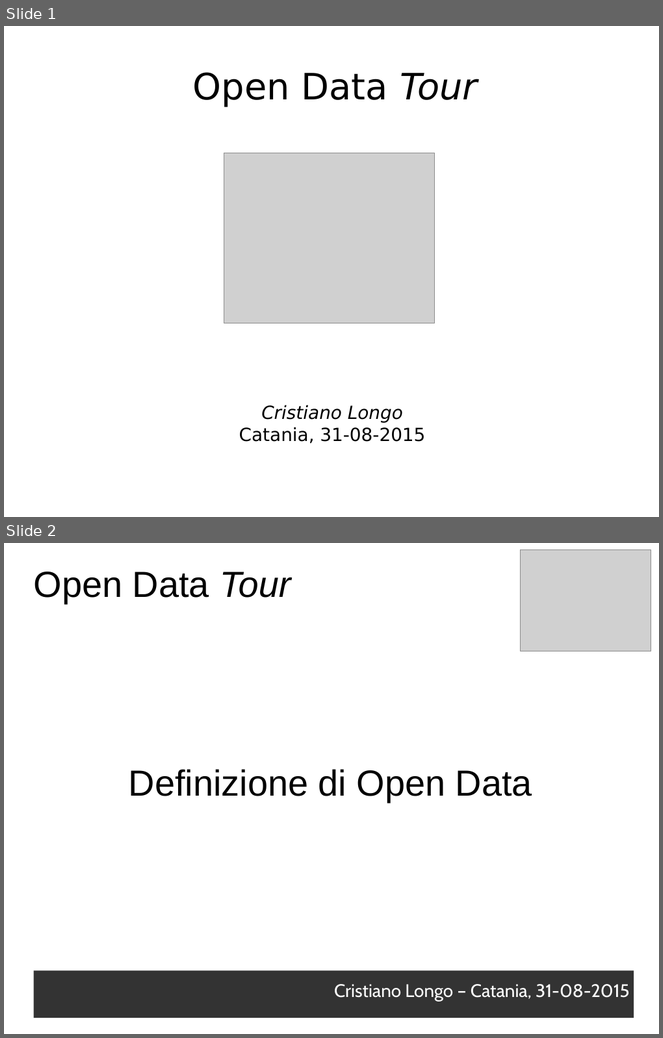
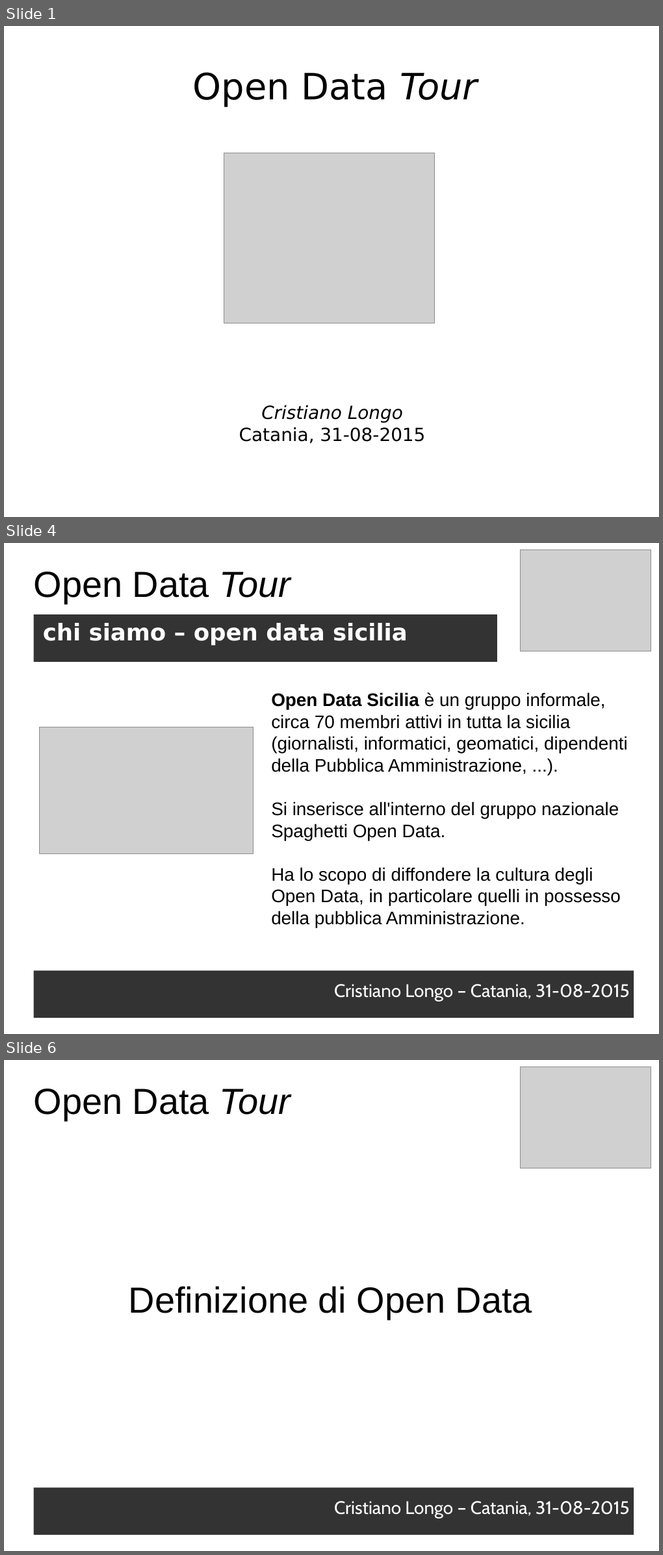
Before and after one commit to opendatahacklab/opendatatour, a slide deck: slides/31082015.odp. Shown one above the other, each under a label of ours: slides 1 and 2 before the commit, slides 1, 4 and 6 after it; the slides between them are not shown. The pictures are 663x1038 and 663x1555 pixels, drawn with LibreOffice and Linux fonts; fonts in the diff are those of the drawing; grey boxes stand for pictures. Boxes give left, top, right and bottom in pixels: in the first picture for what was removed or moved away, otherwise in the second. Text is boxed around its words. In the diff, an @@ line names an element or a change of style, - is before the commit and + after.

```diff
--- a/slides/31082015.odp
+++ b/slides/31082015.odp
@@ slide 4 added at [4, 543, 659, 1034], background #FFFFFF @@
@@ picture added at [521, 550, 651, 651] @@
@@ text added at [34, 572, 291, 603], 44 pt, text #000000 @@
+Open Data Tour
@@ text added at [34, 615, 497, 662], fill #333333, 28 pt, text #FFFFFF, bold @@
+chi siamo – open data sicilia
@@ text added at [271, 693, 628, 928], 22 pt, text #000000 @@
+Open Data Sicilia è un gruppo informale, circa 70 membri attivi in tutta la sicilia (giornalisti, informatici, geomatici, dipendenti della Pubblica Amministrazione, ...).
+Si inserisce all'interno del gruppo nazionale Spaghetti Open Data.
+Ha lo scopo di diffondere la cultura degli Open Data, in particolare quelli in possesso della pubblica Amministrazione.
@@ picture added at [40, 728, 254, 854] @@
@@ text added at [34, 971, 634, 1018], fill #333333, 22 pt, text #FFFFFF @@
+Cristiano Longo – Catania, 31-08-2015
@@ what was slide 2 is now slide 6 @@
```
Also in this commit, not shown: 1 slide changed, 24 other slides added, 1 slide removed, 1 other file.
